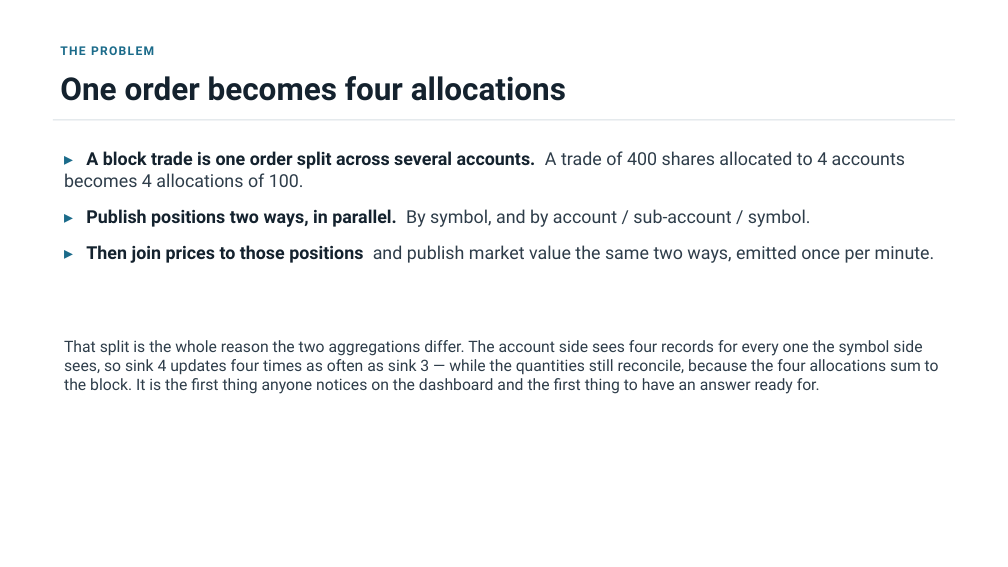
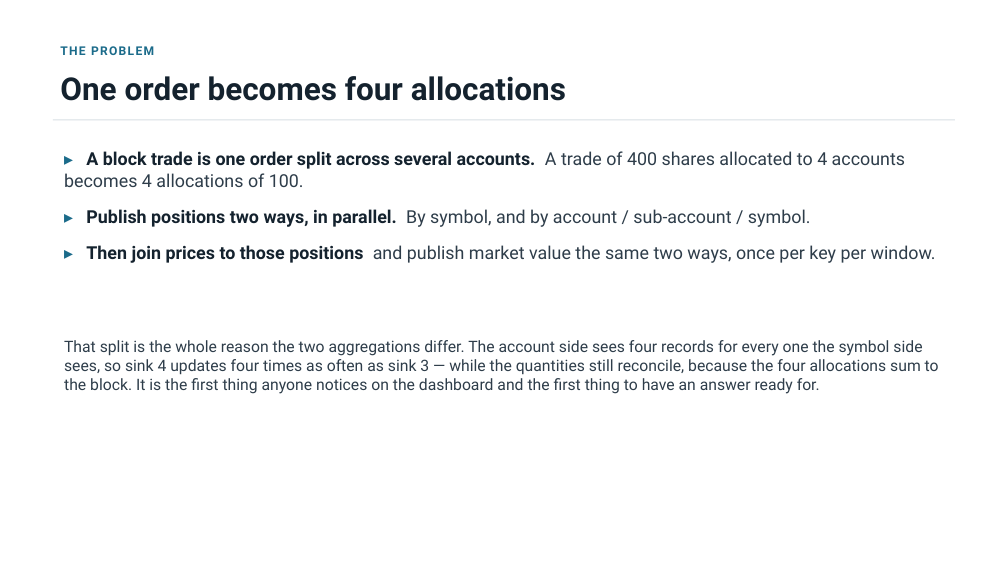
Before and after one commit to jimzucker/flink-training, a slide deck: slide 2 of docs/steps/step-13/final-demo-handout.pptx. Drawn at 1008x567 pixels with LibreOffice and Linux fonts; fonts in the diff are those of the drawing. Boxes give left, top, right and bottom in pixels: in the first picture for what was removed or moved away, otherwise in the second. Text is boxed around its words. In the diff, an @@ line names an element or a change of style, - is before the commit and + after.

```diff
--- a/docs/steps/step-13/final-demo-handout.pptx
+++ b/docs/steps/step-13/final-demo-handout.pptx
@@ text at box(86, 245, 936, 263): text changed @@
-▸ Then join prices to those positions and publish market value the same two ways, emitted once per minute.
+▸ Then join prices to those positions and publish market value the same two ways, once per key per window.
```
Also in this commit, not shown: 3 other slides changed, 5 other files.
